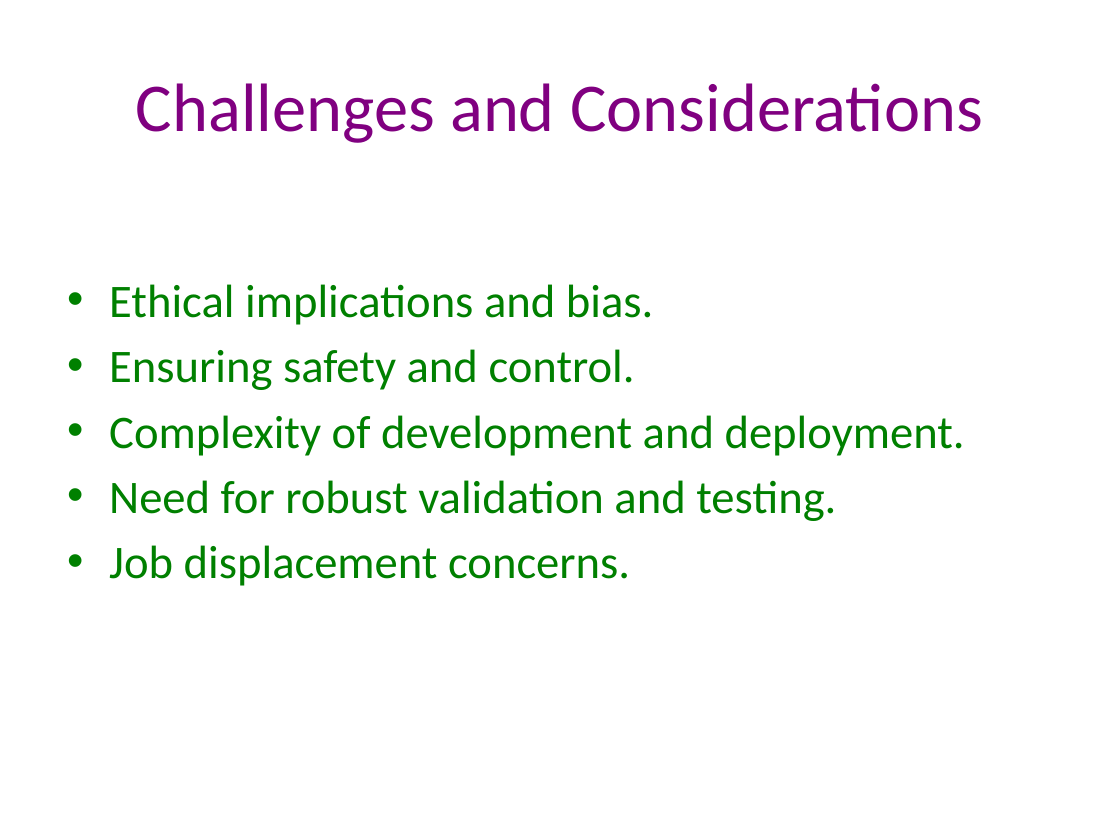
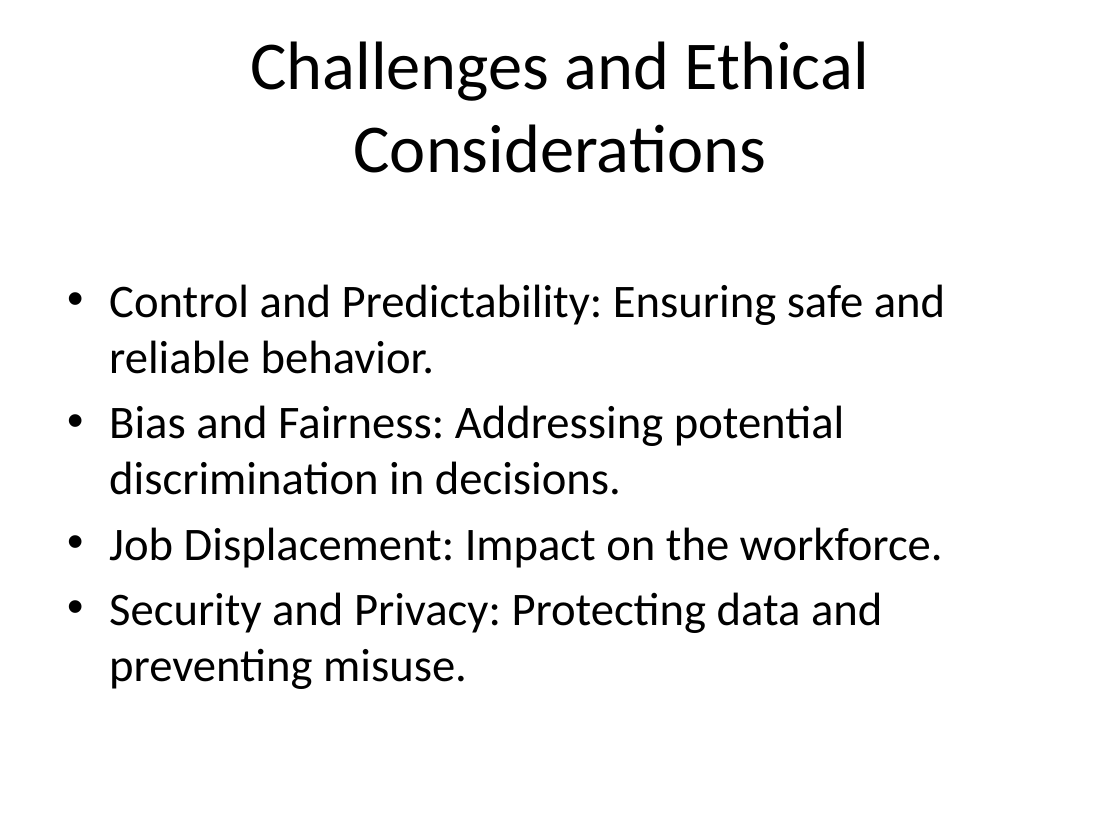
Before and after one commit to Anish-CodeDev/Desktop_AI_Agent, a slide deck: slide 7 of presentation.pptx. Drawn at 1120x840 pixels with LibreOffice and Linux fonts; fonts in the diff are those of the drawing. Boxes give left, top, right and bottom in pixels: in the first picture for what was removed or moved away, otherwise in the second. Text is boxed around its words. In the diff, an @@ line names an element or a change of style, - is before the commit and + after.

```diff
--- a/presentation.pptx
+++ b/presentation.pptx
@@ title at (x1=250, y1=41, x2=869, y2=173): text changed; text colour #800080 to #000000 @@
-Challenges and Considerations
+Challenges and Ethical Considerations
@@ text at (x1=109, y1=284, x2=945, y2=689): text changed; text colour #008000 to #000000 @@
-• Ethical implications and bias.
-• Ensuring safety and control.
-• Complexity of development and deployment.
-• Need for robust validation and testing.
-• Job displacement concerns.
+• Control and Predictability: Ensuring safe and reliable behavior.
+• Bias and Fairness: Addressing potential discrimination in decisions.
+• Job Displacement: Impact on the workforce.
+• Security and Privacy: Protecting data and preventing misuse.
```
Also in this commit, not shown: 8 other slides changed, 1 slide removed, 7 other files.
